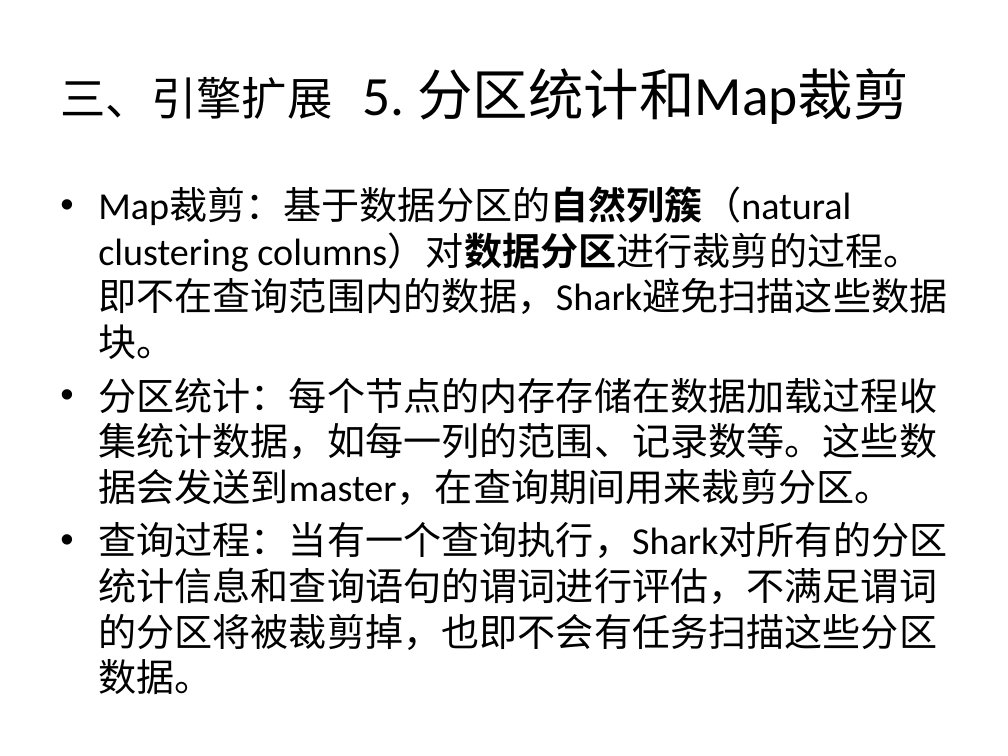
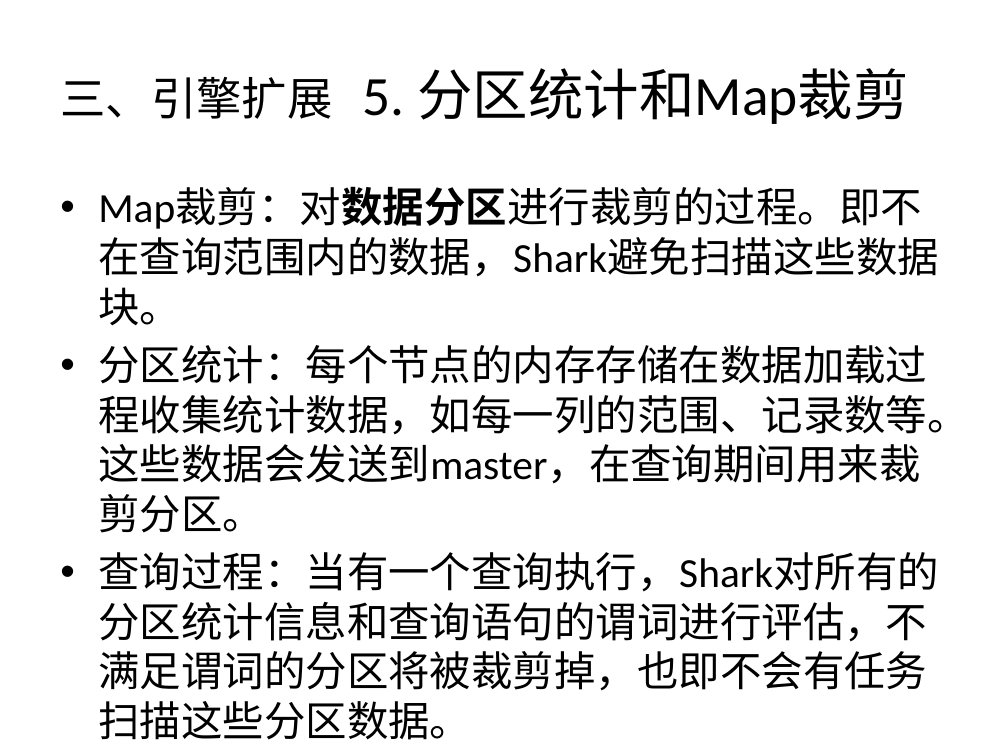
Before and after one commit to wuxingdexian/seminar, a slide deck: slide 37 of Shark SQL and Rich Analytics at Scale.pptx. Drawn at 1008x756 pixels with LibreOffice and Linux fonts; fonts in the diff are those of the drawing. Boxes give left, top, right and bottom in pixels: in the first picture for what was removed or moved away, otherwise in the second. Text is boxed around its words. In the diff, an @@ line names an element or a change of style, - is before the commit and + after.

Commit message:
20146-23 12:35

```diff
--- a/Shark SQL and Rich Analytics at Scale.pptx
+++ b/Shark SQL and Rich Analytics at Scale.pptx
@@ text at box(98, 188, 939, 326): text changed; size 27.2 to 29.6 pt @@
-• Map裁剪：基于数据分区的自然列簇（natural clustering columns）对数据分区进行裁剪的过程。即不在查询范围内的数据，Shark避免扫描这些数据块。
+• Map裁剪：对数据分区进行裁剪的过程。即不在查询范围内的数据，Shark避免扫描这些数据块。
@@ text at box(98, 345, 969, 691): size 27.2 to 29.6 pt in "分区统计：每个节点的内存存储在数据加载过程收集统计数据，如每一列的范围、记录数等。这些数据会发送到master，在查询期 ...", "查询过程：当有一个查询执行，Shark对所有的分区统计信息和查询语句的谓词进行评估，不满足谓词的分区将被裁剪掉，也即不会 ..." @@
```
Also in this commit, not shown: 6 other slides changed.
